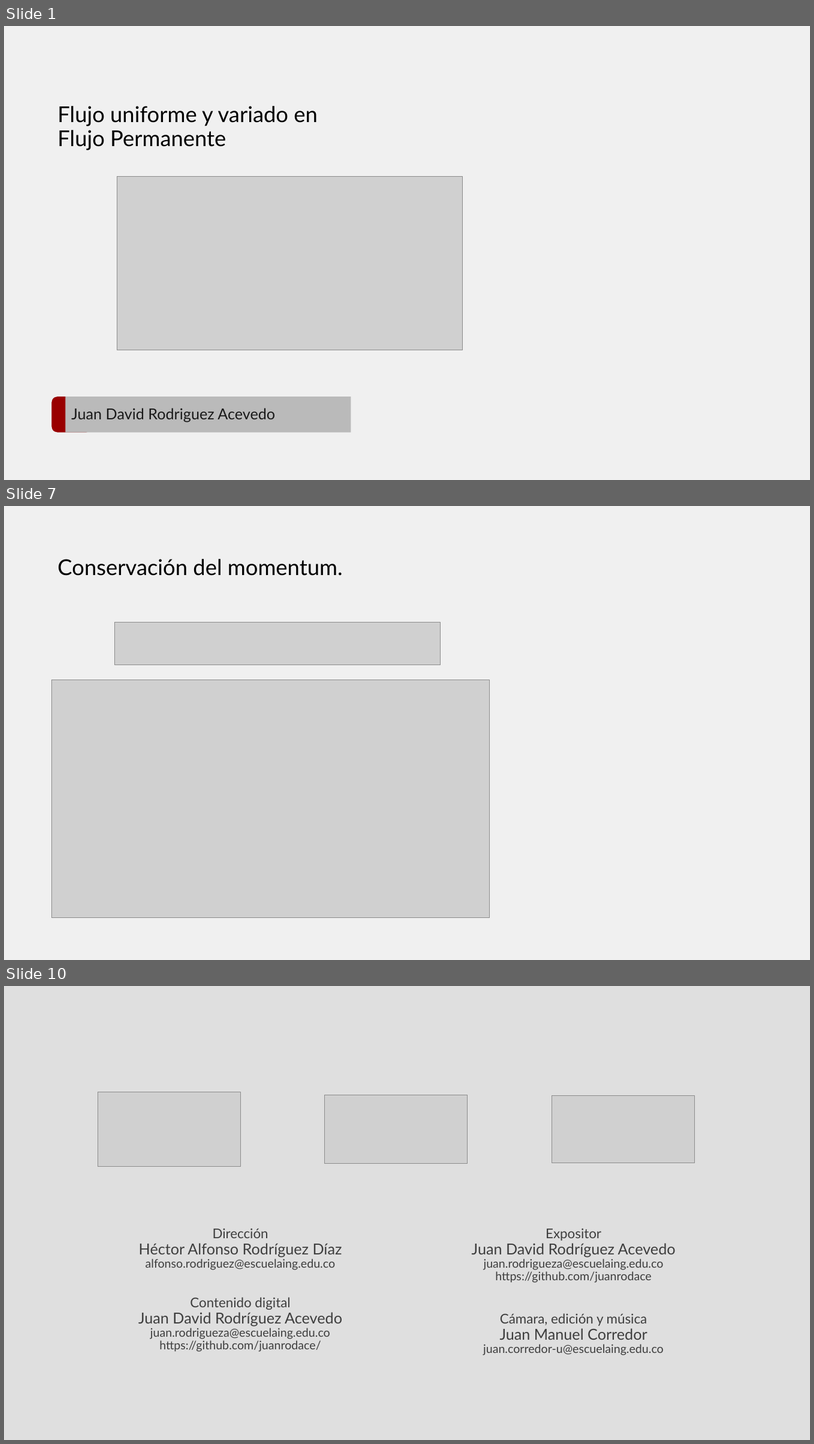
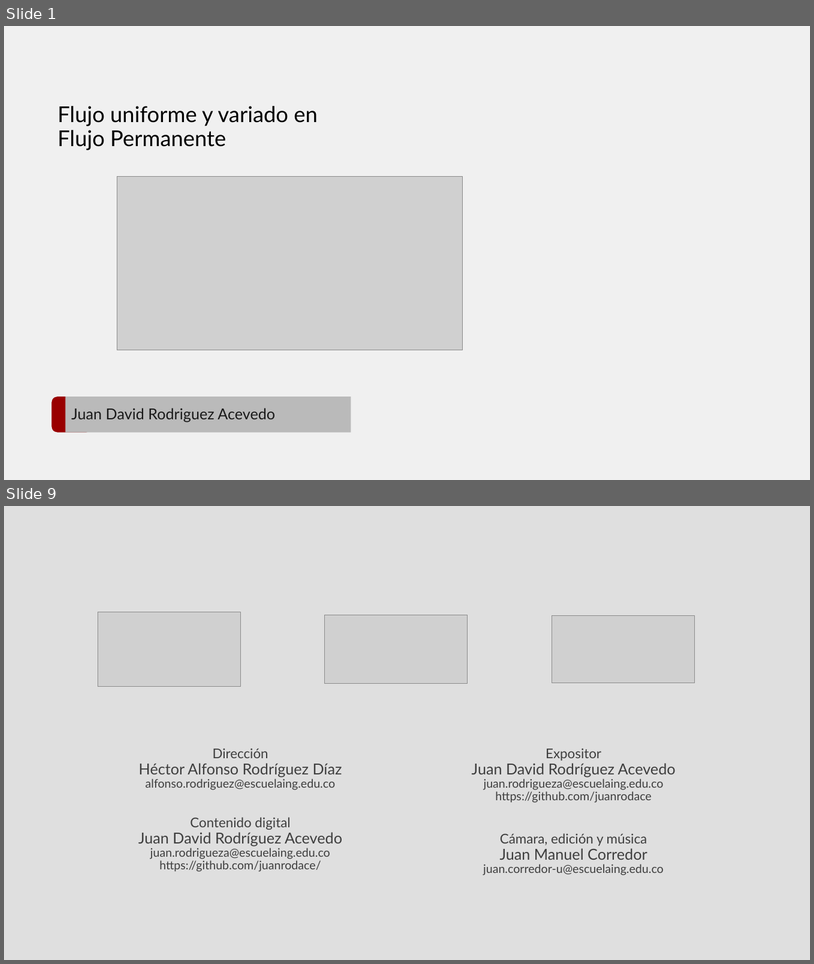
Before and after one commit to juanrodace/J.HRAS, a slide deck: Section01/VariedFlow/HRAS.S1.VF.pptx. Shown one above the other, each under a label of ours: slides 1, 7 and 10 before the commit, slides 1 and 9 after it; the slides between them are not shown. The pictures are 814x1444 and 814x964 pixels, drawn with LibreOffice and Linux fonts; fonts in the diff are those of the drawing; grey boxes stand for pictures; background and template pictures are left out. Boxes give left, top, right and bottom in pixels: in the first picture for what was removed or moved away, otherwise in the second. Text is boxed around its words. In the diff, an @@ line names an element or a change of style, - is before the commit and + after.

```diff
--- a/Section01/VariedFlow/HRAS.S1.VF.pptx
+++ b/Section01/VariedFlow/HRAS.S1.VF.pptx
@@ slide 7 removed at bbox=[4, 506, 810, 960], background #F0F0F0 @@
@@ title removed at bbox=[57, 559, 343, 576] @@
-Conservación del momentum.
@@ picture removed at bbox=[115, 622, 441, 664] @@
@@ picture removed at bbox=[52, 679, 490, 918] @@
@@ what was slide 10 is now slide 9 @@
```
Also in this commit, not shown: 2 slides changed, 5 slides added, 5 other slides removed.
